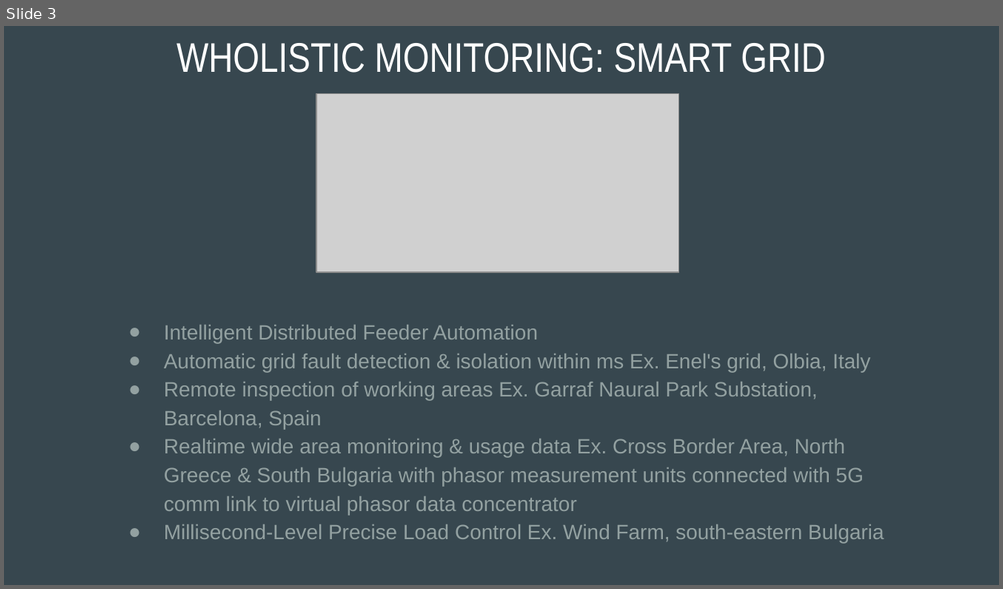
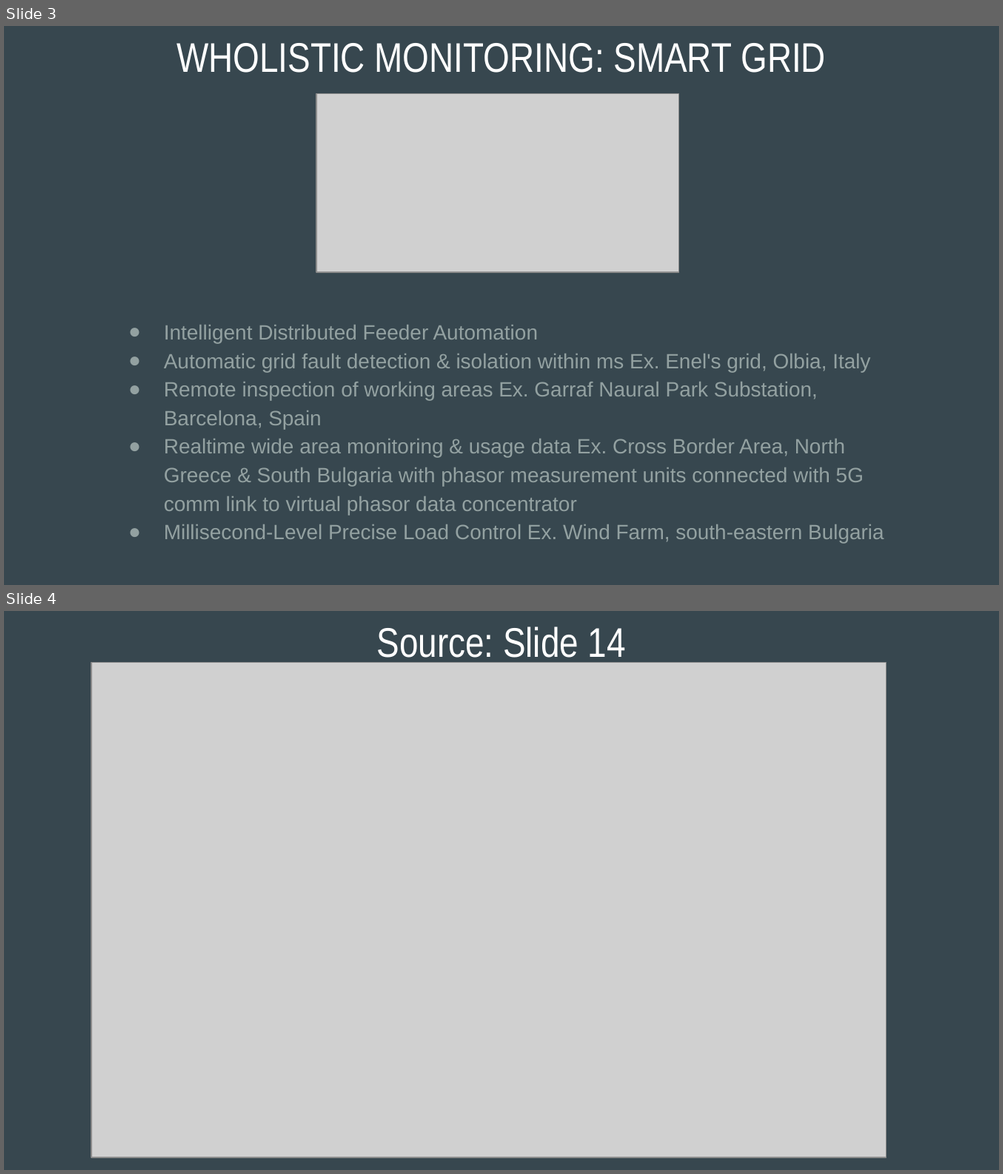
Before and after one commit to plutoniumm/Wavelabs, a slide deck: ppt/002.pptx. Shown one above the other, each under a label of ours: slide 3 before the commit, slides 3 and 4 after it. The pictures are 1003x589 and 1003x1174 pixels, drawn with LibreOffice and Linux fonts; fonts in the diff are those of the drawing; grey boxes stand for pictures. Boxes give left, top, right and bottom in pixels: in the first picture for what was removed or moved away, otherwise in the second. Text is boxed around its words. In the diff, an @@ line names an element or a change of style, - is before the commit and + after.

```diff
--- a/ppt/002.pptx
+++ b/ppt/002.pptx
@@ slide 4 added at <box>4,611,999,1170</box>, background #37474F @@
@@ title added at <box>376,627,626,664</box>, 30 pt, text #FFFFFF @@
+Source: Slide 14
@@ picture added at <box>91,663,886,1158</box> @@
```
Also in this commit, not shown: 4 other slides added.
